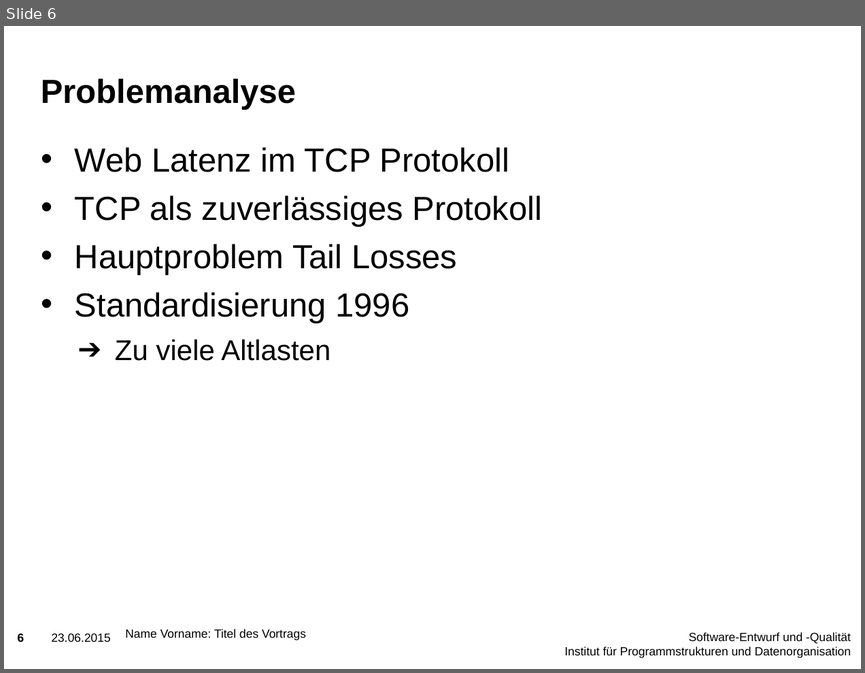
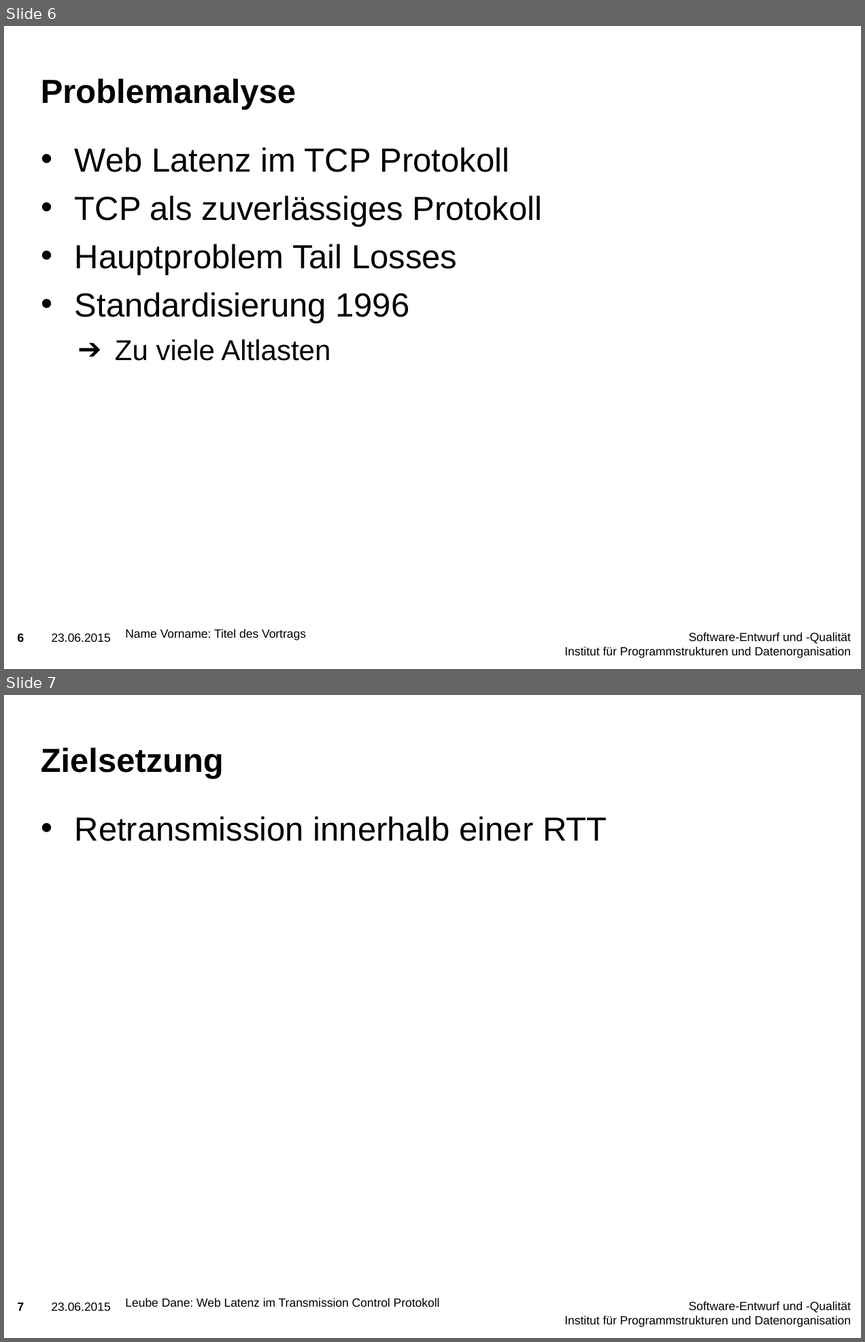
Before and after one commit to holzleube/hotTopics, a slide deck: Vortrag/Vortrag.pptx. Shown one above the other, each under a label of ours: slide 6 before the commit, slides 6 and 7 after it. The pictures are 865x673 and 865x1342 pixels, drawn with LibreOffice and Linux fonts; fonts in the diff are those of the drawing; background and template pictures are left out. Boxes give left, top, right and bottom in pixels: in the first picture for what was removed or moved away, otherwise in the second. Text is boxed around its words. In the diff, an @@ line names an element or a change of style, - is before the commit and + after.

```diff
--- a/Vortrag/Vortrag.pptx
+++ b/Vortrag/Vortrag.pptx
@@ slide 7 added at bbox=[4, 695, 861, 1338], background picture (left out); not listed: 3 template elements that a slide beside it also shows @@
@@ title added at bbox=[41, 747, 224, 779], 28 pt, text #000000, bold @@
+Zielsetzung
@@ text added at bbox=[75, 816, 606, 841], 28 pt, text #000000 @@
+• Retransmission innerhalb einer RTT
@@ text added at bbox=[125, 1297, 440, 1306], 10 pt, text #000000 @@
+Leube Dane: Web Latenz im Transmission Control Protokoll
```
Also in this commit, not shown: 11 slides changed, 3 other files.
